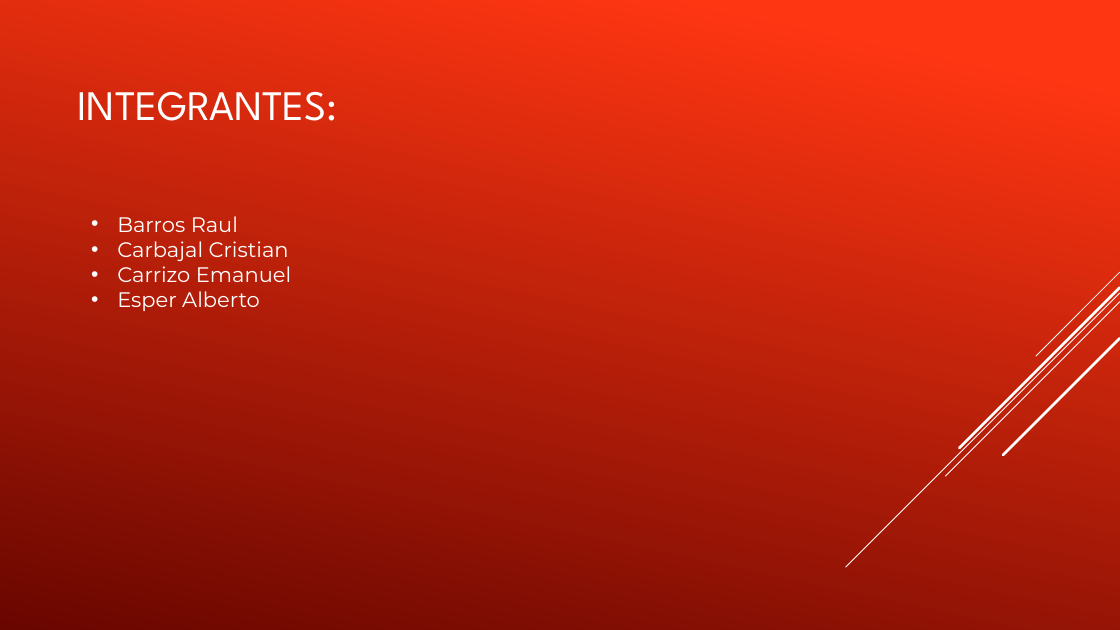
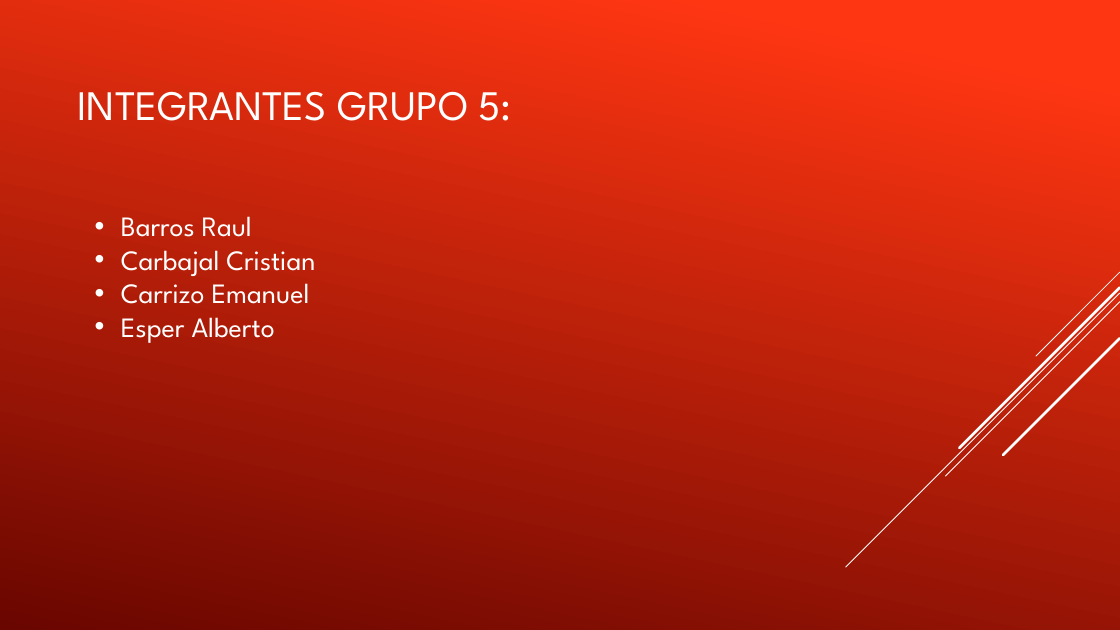
Before and after one commit to raulbarros22/proyectoFinal, a slide deck: slide 4 of GoodBuyPP.pptx. Drawn at 1120x630 pixels with LibreOffice and Linux fonts; fonts in the diff are those of the drawing. Boxes give left, top, right and bottom in pixels: in the first picture for what was removed or moved away, otherwise in the second. Text is boxed around its words. In the diff, an @@ line names an element or a change of style, - is before the commit and + after.

```diff
--- a/GoodBuyPP.pptx
+++ b/GoodBuyPP.pptx
@@ title at [77,91,512,121]: text changed @@
-INTEGRANTES:
+INTEGRANTES GRUPO 5:
@@ text "Barros Raul" at [121,216,315,343]: size 18 to 24 pt, font Montserrat to League Spartan @@
```
Also in this commit, not shown: 3 other slides changed, 3 other files.
